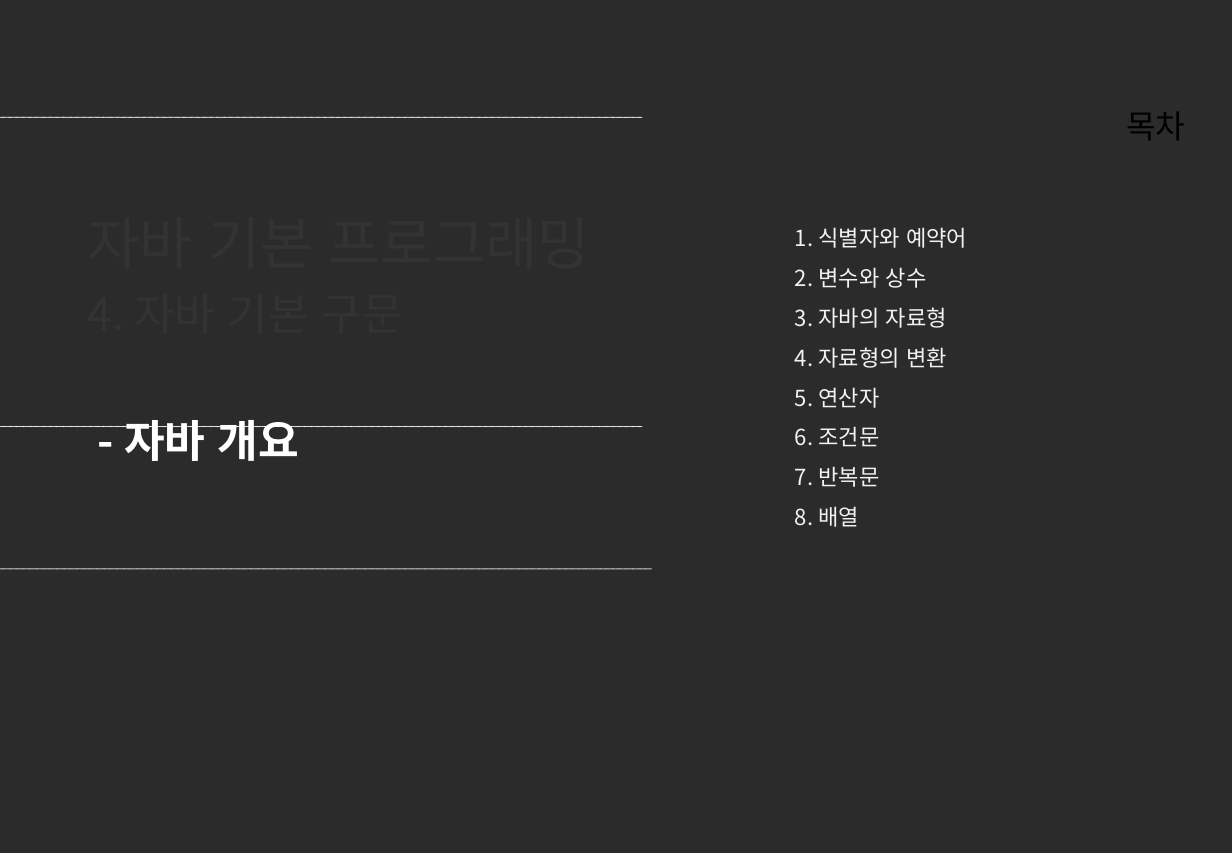
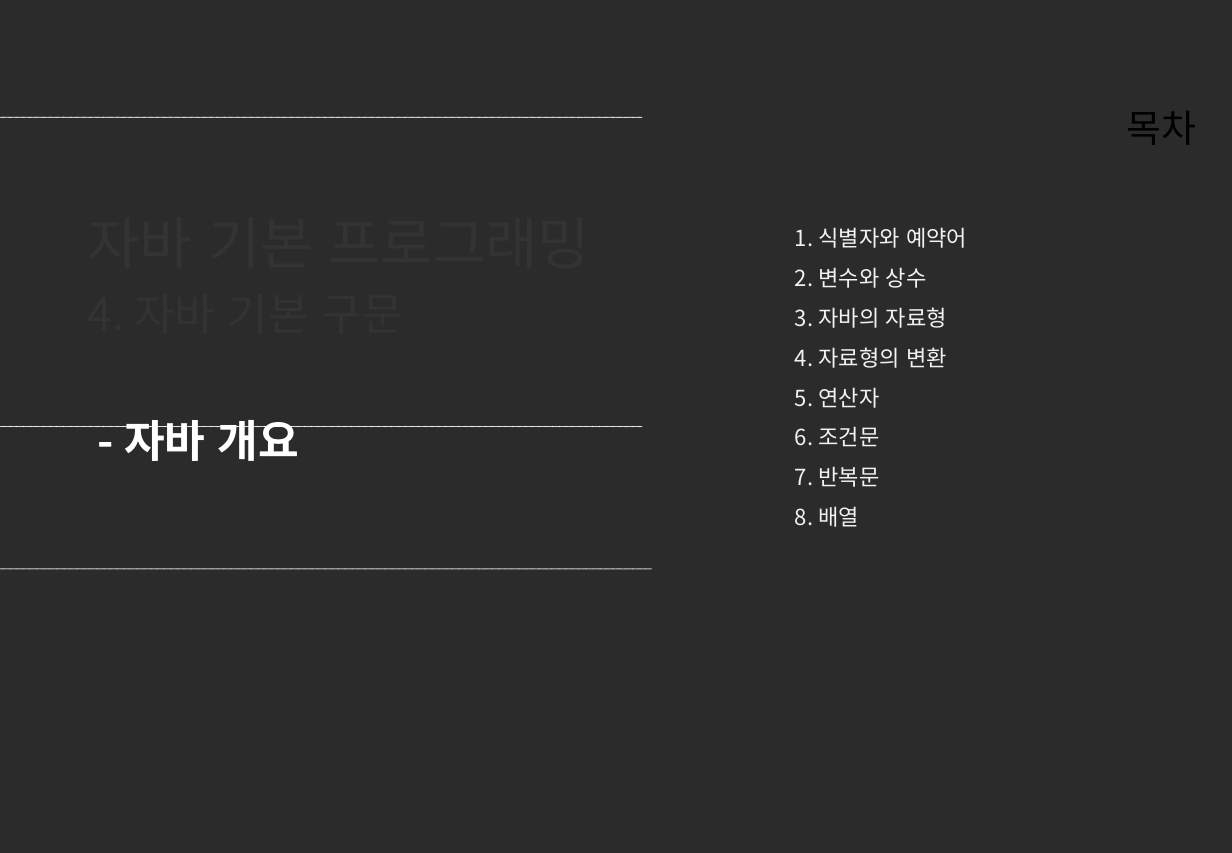
Before and after one commit to young0715/chapter01, a slide deck: slide 26 of src/chapter01/01.Java기본-자바기본프로그래밍.ppt. Drawn at 1232x853 pixels with LibreOffice and Linux fonts; fonts in the diff are those of the drawing; background and template pictures are left out; a plain dark background stands for a picture behind light text. Boxes give left, top, right and bottom in pixels: in the first picture for what was removed or moved away, otherwise in the second. Text is boxed around its words. In the diff, an @@ line names an element or a change of style, - is before the commit and + after.

```diff
--- a/src/chapter01/01.Java기본-자바기본프로그래밍.ppt
+++ b/src/chapter01/01.Java기본-자바기본프로그래밍.ppt
@@ text "목차" at [1126,111,1196,145]: size 20.4 to 24 pt; line spacing 0.65 to 0.85 @@
```
Also in this commit, not shown: 18 other slides changed, 6 other files.
